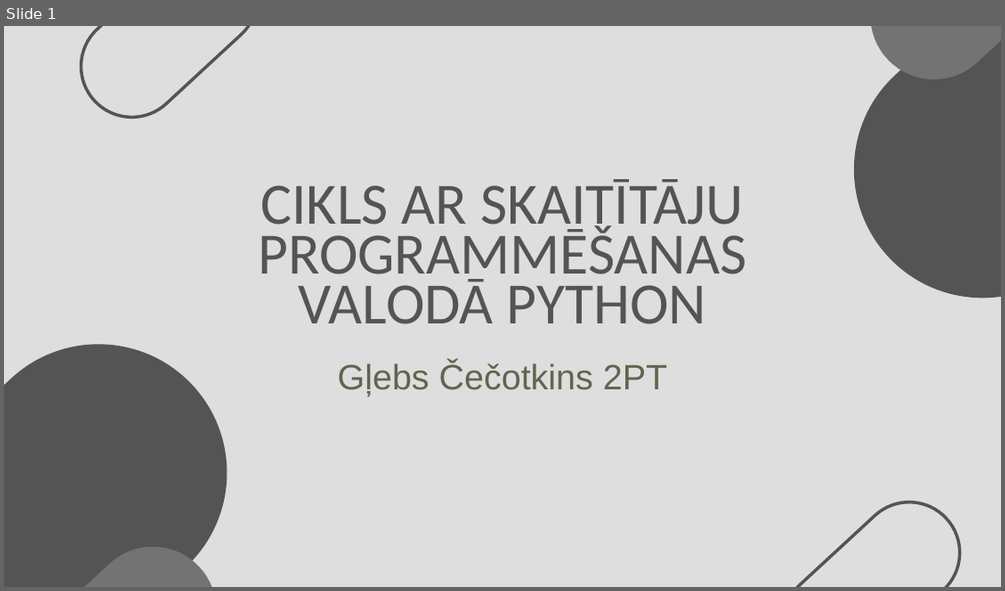
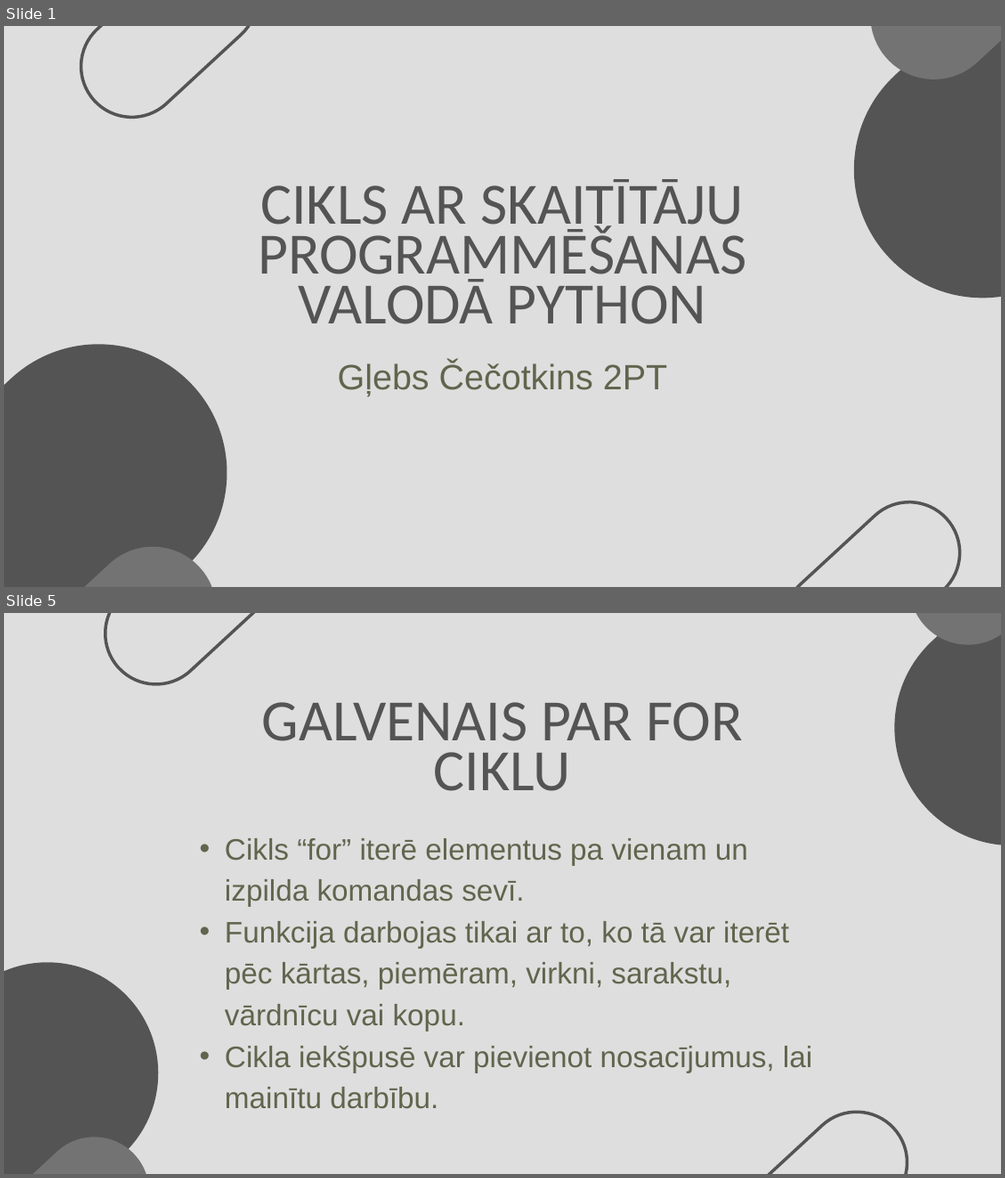
Before and after one commit to 123gleb123/Cecotkins_Eksamens2, a slide deck: Cikls ar skaitītāju programmēšanas valodā Python.pptx. Shown one above the other, each under a label of ours: slide 1 before the commit, slides 1 and 5 after it; the slides between them are not shown. The pictures are 1005x591 and 1005x1178 pixels, drawn with LibreOffice and Linux fonts; fonts in the diff are those of the drawing. Boxes give left, top, right and bottom in pixels: in the first picture for what was removed or moved away, otherwise in the second. Text is boxed around its words. In the diff, an @@ line names an element or a change of style, - is before the commit and + after.

```diff
--- a/Cikls ar skaitītāju programmēšanas valodā Python.pptx
+++ b/Cikls ar skaitītāju programmēšanas valodā Python.pptx
@@ slide 5 added at bbox=[4, 613, 1001, 1174], background #DEDEDE @@
@@ freeform shape added at bbox=[84, 613, 302, 706], outline #545454 4.5 pt @@
@@ freeform shape added at bbox=[846, 613, 1001, 894], fill #545454 @@
@@ freeform shape added at bbox=[885, 613, 1001, 669], fill #737373 @@
@@ text added at bbox=[262, 702, 743, 791], 84.5 pt, text #545454 @@
+GALVENAIS PAR FOR CIKLU
@@ text added at bbox=[225, 838, 812, 1109], 42.8 pt, text #61654D @@
+  • Cikls “for” iterē elementus pa vienam un izpilda komandas sevī.
+  • Funkcija darbojas tikai ar to, ko tā var iterēt pēc kārtas, piemēram, virkni, sarakstu, vārdnīcu vai kopu.
+  • Cikla iekšpusē var pievienot nosacījumus, lai mainītu darbību.
@@ freeform shape added at bbox=[4, 916, 204, 1174], fill #545454 @@
@@ freeform shape added at bbox=[711, 1091, 928, 1174], outline #545454 4.5 pt @@
@@ freeform shape added at bbox=[4, 1114, 172, 1174], fill #737373 @@
```
Also in this commit, not shown: 15 other slides added, 9 slides removed, 1 other file.
